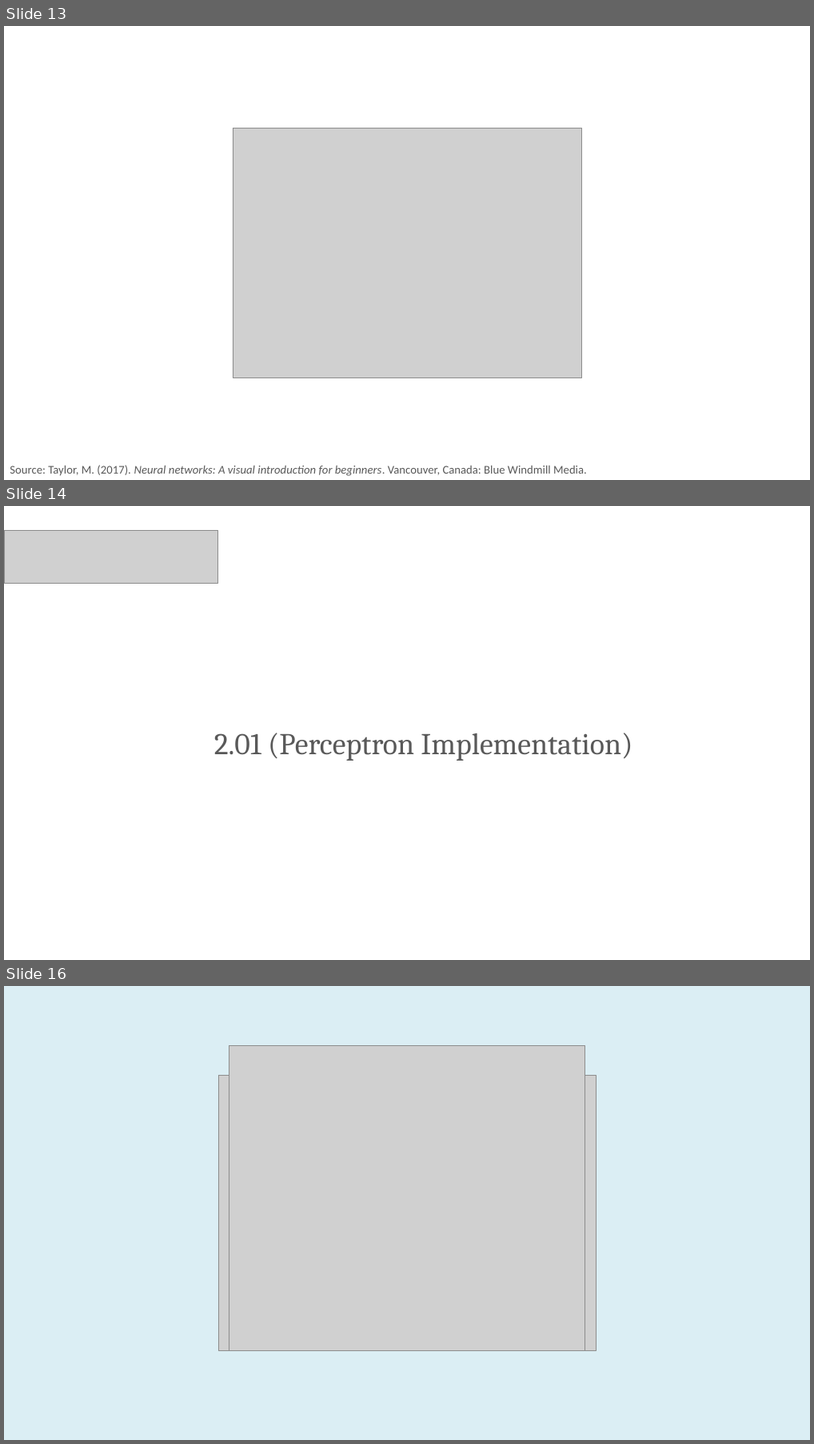
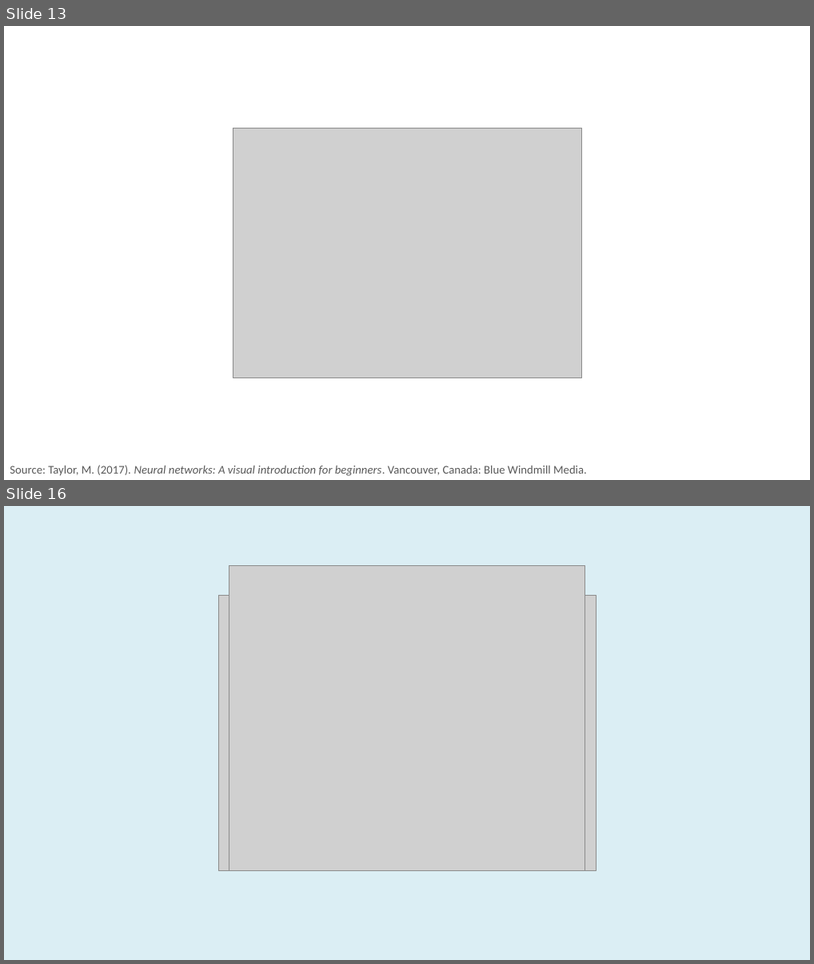
Before and after one commit to PracticumAI/deep_learning, a slide deck: presentations/02.1_neural_anatomy.pptx. Shown one above the other, each under a label of ours: slides 13, 14 and 16 before the commit, slides 13 and 16 after it; the slides between them are not shown. The pictures are 814x1444 and 814x964 pixels, drawn with LibreOffice and Linux fonts; fonts in the diff are those of the drawing; grey boxes stand for pictures. Boxes give left, top, right and bottom in pixels: in the first picture for what was removed or moved away, otherwise in the second. Text is boxed around its words. In the diff, an @@ line names an element or a change of style, - is before the commit and + after.

```diff
--- a/presentations/02.1_neural_anatomy.pptx
+++ b/presentations/02.1_neural_anatomy.pptx
@@ slide 14 removed at (x1=4, y1=506, x2=810, y2=960), background #FFFFFF @@
@@ picture removed at (x1=4, y1=530, x2=218, y2=584) @@
@@ title removed at (x1=214, y1=732, x2=633, y2=760) @@
-2.01 (Perceptron Implementation)
```
Also in this commit, not shown: 1 slide added, 2 other files.
